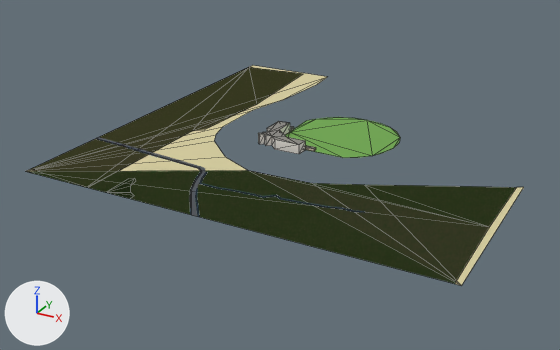
The glTF model public/tiles/-1_0.lod1.glb, before and after one commit.
Both versions are drawn from a 50 mm camera at (387.0, -814.0, 347.0) aimed at (-37.0, -44.0, -39.0). Arrows for +X, +Y and +Z are at lower left; the lights stay in place. The picture after the commit comes second. Mesh edges are drawn as thin lines on the coarser meshes. Where no turn or scale is listed for an object, it has been applied to the vertices. Vertices at exactly the same position are counted once.

Objects in the first picture: 'buildings_roofs', 'buildings_walls', 'landuse', 'roads' and 1 more.
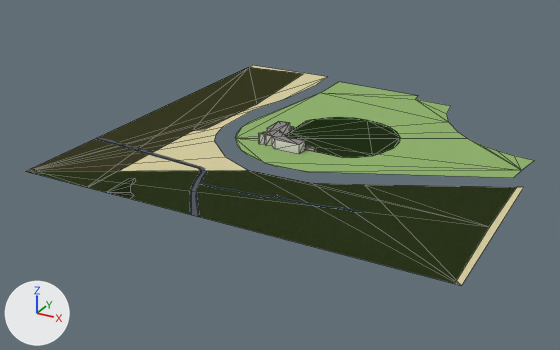
Pixel boxes (x1, y1, x2, y2) of what changed, in the pictures (560 x 350 px):
'landuse', reshaped: before (26, 65, 524, 286); after (26, 65, 535, 286)
part 1 of me_landuse, added (green): after (235, 82, 535, 178)

The change, as a list of edits to the scene's bpy script:
```text
Change me_landuse:
    used by ob_landuse; location = (0.0, 0.0, 0.0)
    remove me_landuse.from_pydata(...)  # 55 vertices, 50 faces; spans x -250.0..250.0, y -250.0..250.0, z 0.0
    add me_landuse.from_pydata(...)  # 80 vertices, 73 faces; spans x -250.0..250.0, y -250.0..250.0, z 0.0
    me_landuse part 1: a new loose piece of 25 vertices spanning x -114.0..244.0, y -101.0..233.0, z 0.0, in mat_landuse
```
